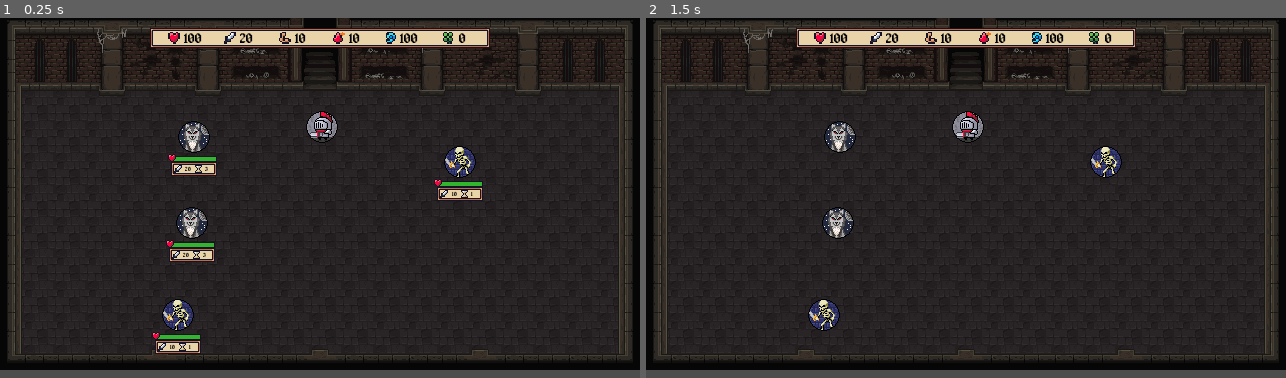
Above: before the commit, frames 1-2 (left to right).
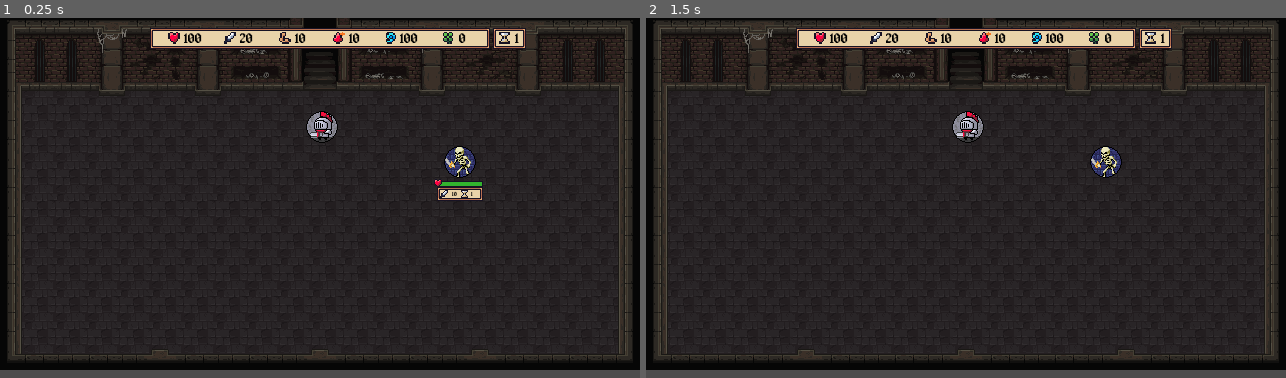
Above: after the commit, the same moments.

Repository: KiaPakaru/Circle-Hero-Godot
Game: Godot game, scene res://entities/main/Main.tscn
Same seed, same stepped clock (60 frames per second), same inputs: the game is played once before the commit and once after it.
Inputs (mouse positions are in pixels of both pictures, inside the frame that each line leads up to):
- Up to frame 1 (0.25 s): no input
- Up to frame 2 (1.5 s): tap Enter at 0.5 s; move the mouse to (1106, 180) at 0.52 s; tap Alt (Hide_Enemy_Stats) at 0.6 s; tap Space at 1.25 s; move the mouse to (838, 216) at 1.27 s; click (838, 216) at 1.35 s

The runs differ from the first frame. In frame 1, 2.4% of the frame differs, in the area x 23-83%, y 2-94%; in frame 2, 1.6%.

Commit message:
GlobalStatDisplay / Round counter

Diff:
--- a/auto_loads/EventBus.gd
+++ b/auto_loads/EventBus.gd
@@ -8,5 +8,7 @@
 # fight management
 signal enemies_loaded
 signal next_round_started
+signal enemy_died
+signal fight_won
 
 # gui
--- a/auto_loads/GlobalVariables.gd
+++ b/auto_loads/GlobalVariables.gd
@@ -11,6 +11,12 @@
 func _init() -> void:
 	hero_stats = load("res://entities/hero/assets/resources/Knight.tres")
 
+func _ready() -> void:
+	EventBus.connect("next_round_started",self,"increment_round")
+
 func set_hero_stats(value):
 	hero_stats = value
 	EventBus.emit_signal("hero_stats_changed")
+
+func increment_round() -> void:
+	current_round += 1
--- a/entities/enemy/scripts/Enemy.gd
+++ b/entities/enemy/scripts/Enemy.gd
@@ -45,6 +45,7 @@
 	# if enemy is dead
 	if health <= 0:
 		queue_free()
+		EventBus.emit_signal("enemy_died")
 		return
 
 	# if enemy will attack
--- a/entities/gui/HeroStat.tscn
+++ b/entities/gui/GlobalStatDisplay.tscn
@@ -1,6 +1,7 @@
-[gd_scene load_steps=2 format=2]
+[gd_scene load_steps=3 format=2]
 
 [ext_resource path="res://entities/_shared/ui/icons/Heart.png" type="Texture" id=1]
+[ext_resource path="res://entities/gui/scripts/HeroStatReader.gd" type="Script" id=2]
 
 [node name="Stat" type="HBoxContainer"]
 margin_right = 56.0
@@ -27,3 +28,4 @@
 text = "1000"
 align = 1
 valign = 1
+script = ExtResource( 2 )
--- a/entities/gui/HeroStatsBar.tscn
+++ b/entities/gui/HeroStatsBar.tscn
@@ -1,8 +1,7 @@
-[gd_scene load_steps=9 format=2]
+[gd_scene load_steps=8 format=2]
 
 [ext_resource path="res://entities/_shared/ui/general/UIBorder1.png" type="Texture" id=1]
-[ext_resource path="res://entities/gui/HeroStat.tscn" type="PackedScene" id=2]
-[ext_resource path="res://entities/gui/scripts/HeroStatsBar.gd" type="Script" id=3]
+[ext_resource path="res://entities/gui/GlobalStatDisplay.tscn" type="PackedScene" id=2]
 [ext_resource path="res://entities/_shared/ui/icons/Mana.png" type="Texture" id=4]
 [ext_resource path="res://entities/_shared/ui/icons/Luck.png" type="Texture" id=5]
 [ext_resource path="res://entities/_shared/ui/icons/AttackDamage.png" type="Texture" id=6]
@@ -12,7 +11,6 @@
 [node name="HeroStatsBar" type="Control"]
 anchor_right = 1.0
 anchor_bottom = 1.0
-script = ExtResource( 3 )
 
 [node name="Bar" type="Control" parent="."]
 margin_left = 150.0
@@ -22,7 +20,7 @@
 
 [node name="Border" type="NinePatchRect" parent="Bar"]
 margin_right = 340.0
-margin_bottom = 20.0
+margin_bottom = 21.0
 texture = ExtResource( 1 )
 patch_margin_left = 4
 patch_margin_top = 4
@@ -56,6 +54,9 @@
 [node name="Value" parent="Bar/VBoxContainer/StatContainer/Health" index="1"]
 margin_left = 20.0
 margin_right = 45.0
+is_hero_stat = true
+value = "health"
+singal_to_listen = "hero_stats_changed"
 
 [node name="AttackDamage" parent="Bar/VBoxContainer/StatContainer" instance=ExtResource( 2 )]
 margin_left = 54.0
@@ -73,6 +74,9 @@
 [node name="Value" parent="Bar/VBoxContainer/StatContainer/AttackDamage" index="1"]
 margin_left = 20.0
 margin_right = 45.0
+is_hero_stat = true
+value = "attack_damage"
+singal_to_listen = "hero_stats_changed"
 
 [node name="Strength" parent="Bar/VBoxContainer/StatContainer" instance=ExtResource( 2 )]
 margin_left = 108.0
@@ -90,6 +94,9 @@
 [node name="Value" parent="Bar/VBoxContainer/StatContainer/Strength" index="1"]
 margin_left = 20.0
 margin_right = 45.0
+is_hero_stat = true
+value = "strength"
+singal_to_listen = "hero_stats_changed"
 
 [node name="Lifesteal" parent="Bar/VBoxContainer/StatContainer" instance=ExtResource( 2 )]
 margin_left = 162.0
@@ -107,6 +114,9 @@
 [node name="Value" parent="Bar/VBoxContainer/StatContainer/Lifesteal" index="1"]
 margin_left = 20.0
 margin_right = 45.0
+is_hero_stat = true
+value = "life_steal"
+singal_to_listen = "hero_stats_changed"
 
 [node name="Mana" parent="Bar/VBoxContainer/StatContainer" instance=ExtResource( 2 )]
 margin_left = 216.0
@@ -124,6 +134,9 @@
 [node name="Value" parent="Bar/VBoxContainer/StatContainer/Mana" index="1"]
 margin_left = 20.0
 margin_right = 45.0
+is_hero_stat = true
+value = "mana"
+singal_to_listen = "hero_stats_changed"
 
 [node name="Luck" parent="Bar/VBoxContainer/StatContainer" instance=ExtResource( 2 )]
 margin_left = 270.0
@@ -141,6 +154,9 @@
 [node name="Value" parent="Bar/VBoxContainer/StatContainer/Luck" index="1"]
 margin_left = 20.0
 margin_right = 45.0
+is_hero_stat = true
+value = "luck"
+singal_to_listen = "hero_stats_changed"
 
 [editable path="Bar/VBoxContainer/StatContainer/Health"]
 [editable path="Bar/VBoxContainer/StatContainer/AttackDamage"]
--- /dev/null
+++ b/entities/gui/RoundCounter.tscn
@@ -0,0 +1,40 @@
+[gd_scene load_steps=3 format=2]
+
+[ext_resource path="res://entities/gui/GlobalStatDisplay.tscn" type="PackedScene" id=1]
+[ext_resource path="res://entities/_shared/ui/icons/Hourglass.png" type="Texture" id=2]
+
+[node name="RoundCounter" type="Control"]
+anchor_right = 1.0
+anchor_bottom = 1.0
+margin_right = -611.0
+margin_bottom = -339.0
+
+[node name="PanelContainer" type="PanelContainer" parent="."]
+margin_right = 33.0
+margin_bottom = 21.0
+
+[node name="VBoxContainer" type="VBoxContainer" parent="PanelContainer"]
+margin_left = 3.0
+margin_top = 3.0
+margin_right = 30.0
+margin_bottom = 18.0
+
+[node name="Stat" parent="PanelContainer/VBoxContainer" instance=ExtResource( 1 )]
+margin_right = 27.0
+margin_bottom = 15.0
+
+[node name="Icon" parent="PanelContainer/VBoxContainer/Stat" index="0"]
+margin_left = 2.0
+margin_top = 1.0
+margin_right = 14.0
+margin_bottom = 13.0
+texture = ExtResource( 2 )
+
+[node name="Value" parent="PanelContainer/VBoxContainer/Stat" index="1"]
+margin_left = 18.0
+margin_right = 25.0
+text = "0"
+value = "current_round"
+singal_to_listen = "next_round_started"
+
+[editable path="PanelContainer/VBoxContainer/Stat"]
--- /dev/null
+++ b/entities/gui/scripts/HeroStatReader.gd
@@ -0,0 +1,15 @@
+extends Label
+
+export var is_hero_stat = false
+export var value: String
+export var singal_to_listen: String
+
+func _ready() -> void:
+	EventBus.connect(singal_to_listen,self,"change_stat")
+	change_stat()
+
+func change_stat() -> void:
+	if is_hero_stat:
+		text = str(GlobalVariables.hero_stats.get(value))
+	else:
+		text = str(GlobalVariables.get(value))
--- a/entities/gui/scripts/HeroStatsBar.gd
+++ /dev/null
@@ -1,22 +0,0 @@
-extends Control
-
-#split ?
-onready var health_text = $Bar/VBoxContainer/StatContainer/Health/Value
-onready var attack_damage_text = $Bar/VBoxContainer/StatContainer/AttackDamage/Value
-onready var strength_text = $Bar/VBoxContainer/StatContainer/Strength/Value
-onready var life_steal_text = $Bar/VBoxContainer/StatContainer/Lifesteal/Value
-onready var mana_text = $Bar/VBoxContainer/StatContainer/Mana/Value
-onready var luck_text = $Bar/VBoxContainer/StatContainer/Luck/Value
-
-func _ready():
-# warning-ignore:return_value_discarded
-	EventBus.connect("hero_stats_changed",self,"stat_change")
-	stat_change()
-
-func stat_change():
-	health_text.text = str(GlobalVariables.hero_stats.health)
-	attack_damage_text.text = str(GlobalVariables.hero_stats.attack_damage)
-	strength_text.text = str(GlobalVariables.hero_stats.strength)
-	life_steal_text.text = str(GlobalVariables.hero_stats.life_steal)
-	mana_text.text = str(GlobalVariables.hero_stats.mana)
-	luck_text.text = str(GlobalVariables.hero_stats.luck)
--- a/entities/main/Main.tscn
+++ b/entities/main/Main.tscn
@@ -1,8 +1,9 @@
-[gd_scene load_steps=4 format=2]
+[gd_scene load_steps=5 format=2]
 
 [ext_resource path="res://entities/gui/HeroStatsBar.tscn" type="PackedScene" id=1]
 [ext_resource path="res://entities/main/scripts/World.gd" type="Script" id=2]
 [ext_resource path="res://entities/main/scripts/Main.gd" type="Script" id=3]
+[ext_resource path="res://entities/gui/RoundCounter.tscn" type="PackedScene" id=4]
 
 [node name="Main" type="Node"]
 script = ExtResource( 3 )
@@ -15,3 +16,9 @@
 anchor_bottom = 1.0
 
 [node name="HeroStatsBar" parent="GUI" instance=ExtResource( 1 )]
+
+[node name="RoundCounter" parent="GUI" instance=ExtResource( 4 )]
+margin_left = 493.0
+margin_top = 10.0
+margin_right = -118.0
+margin_bottom = -329.0
--- a/entities/maps/fight_maps/_shared/FightMap.gd
+++ b/entities/maps/fight_maps/_shared/FightMap.gd
@@ -1,6 +1,4 @@
 extends Node2D
-
-signal round_over
 
 const enemy_scene = preload("res://entities/enemy/Enemy.tscn")
 
@@ -8,10 +6,9 @@
 onready var enemy_spawns = $EnemySpawns.get_children()
 onready var enemies = $Enemies
 
-var current_round: int = 1
-
 func _init() -> void:
-	EventBus.connect("next_round_started",self,"check_if_won")
+# warning-ignore:return_value_discarded
+	EventBus.connect("enemy_died",self,"check_if_won")
 
 func _ready():
 	position_hero()
@@ -21,7 +18,7 @@
 	EventBus.emit_signal("move_hero", hero_spawn.position)
 
 func load_enemies():
-	var enemiesToLoad = {"Skeleton": 2, "Wolf": 2}
+	var enemiesToLoad = {"Skeleton": 1, "Wolf": 0}
 	# for every enemy type
 	for item in enemiesToLoad:
 		# for amount of this enemy type
@@ -40,5 +37,10 @@
 			enemies.add_child(enemy)
 
 func check_if_won():
+	#wait one second
+	yield(get_tree().create_timer(1), "timeout")
+
 	if enemies.get_child_count() == 0:
+		EventBus.emit_signal("fight_won")
+		GlobalVariables.current_round = 1
 		print("Won")
